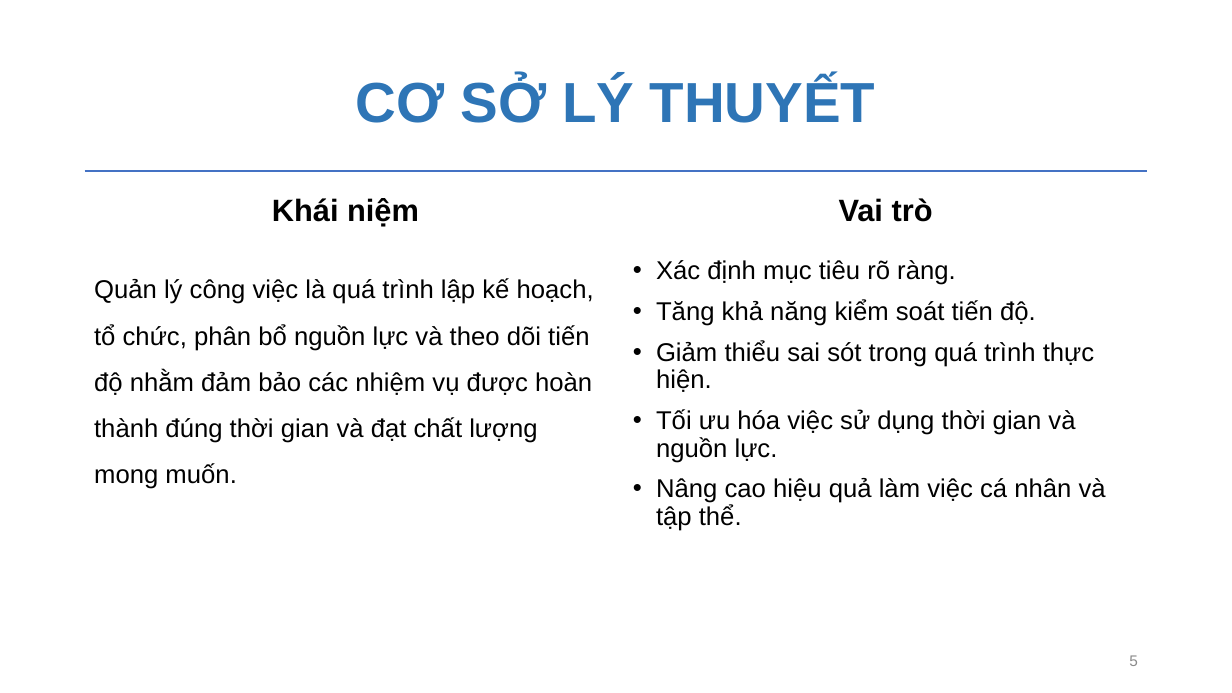
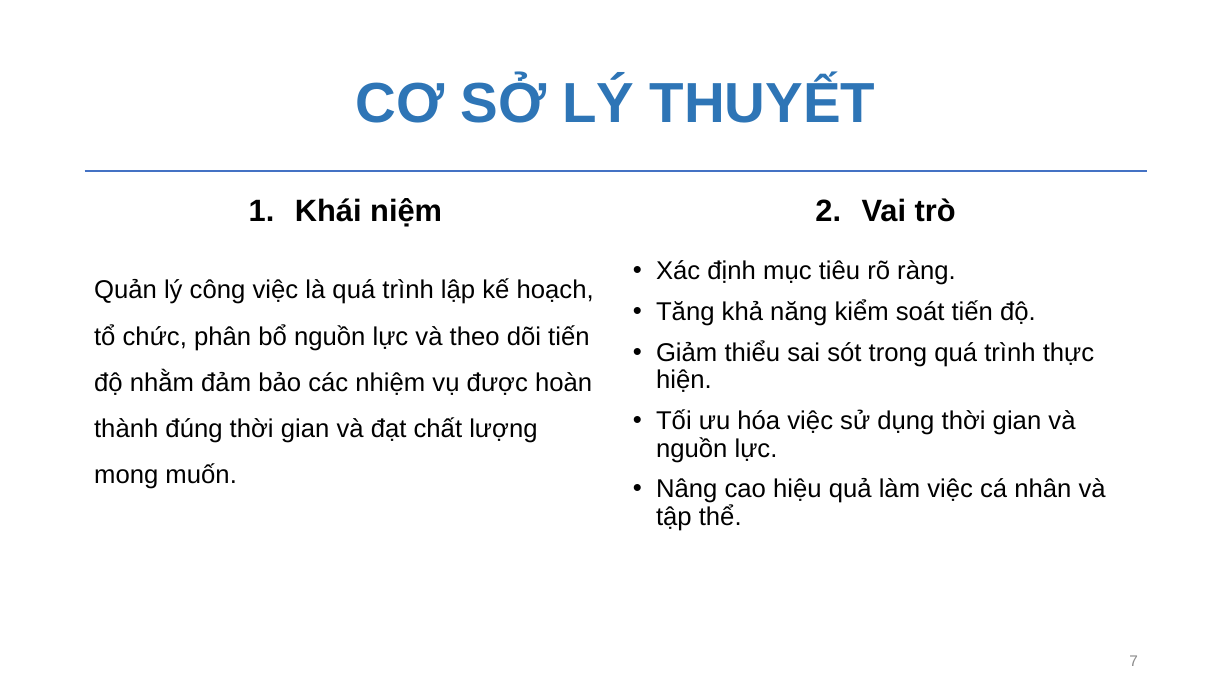
Before and after one commit to chautuyettran/CNPM-nhom17, a slide deck: slide 7 of nhom17.pptx (slide 5 before the commit). Drawn at 1232x693 pixels with LibreOffice and Linux fonts; fonts in the diff are those of the drawing; background and template pictures are left out. Boxes give left, top, right and bottom in pixels: in the first picture for what was removed or moved away, otherwise in the second. Text is boxed around its words. In the diff, an @@ line names an element or a change of style, - is before the commit and + after.

```diff
--- a/nhom17.pptx
+++ b/nhom17.pptx
@@ text "Khái niệm" at box(295, 198, 442, 227): bullet none to 1. @@
@@ text "Vai trò" at box(862, 198, 956, 222): bullet none to 1. @@
@@ page number at box(1129, 655, 1138, 666): text changed @@
-5
+7
```
Also in this commit, not shown: 7 other slides changed, 10 slides added, 1 slide removed, 17 other files.
